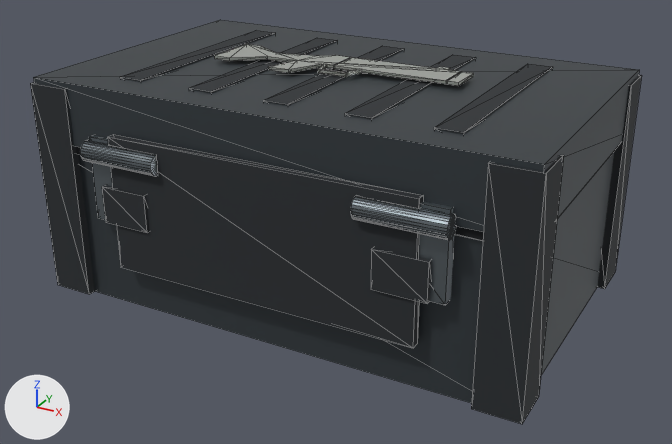
The glTF model models/objects/enviroments/12/12_ammo_grenade_launcher.glb: old version first, new version second.
Before and after are seen from a 50 mm lens placed at (0.916, -1.685, 0.982), pointed at (0.008, -0.034, 0.157). Lighting does not change. The marker at lower left points along +X, +Y and +Z. The first picture is the older version. Mesh edges are drawn as thin lines. Vertices at exactly the same position are counted once.

Objects in the first picture: 'AmmoCrate_GrenadeLauncher'.
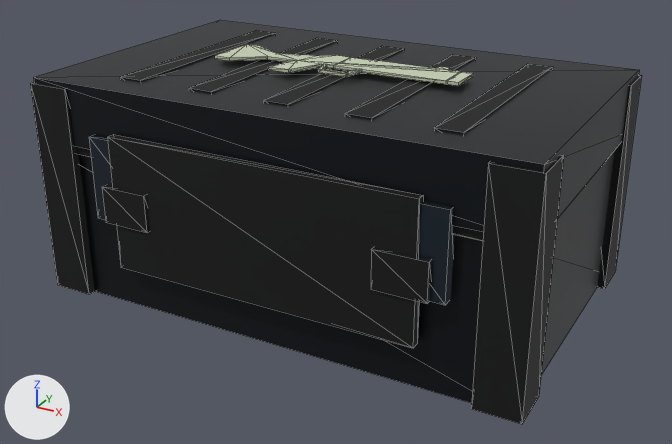
Changed parts and their boxes [x1, y1, x2, y2] in the pictures (672 x 444 px):
part 1 of me_ammocrate_grenadelauncher, deleted
    before: [80, 140, 157, 176]
part 2 of me_ammocrate_grenadelauncher, deleted
    before: [350, 196, 456, 240]
part 3 of me_ammocrate_grenadelauncher, recoloured
    both: [30, 31, 640, 424]
part 4 of me_ammocrate_grenadelauncher, recoloured
    both: [89, 135, 454, 305]
part 5 of me_ammocrate_grenadelauncher, recoloured
    both: [33, 20, 639, 403]
part 6 of me_ammocrate_grenadelauncher, recoloured
    both: [215, 44, 474, 86]

Edits to the bpy script that builds the scene:
```text
Add img_12_ammo_grenade_launcher_1__basecolor:
    img_12_ammo_grenade_launcher_1__basecolor = load_image('12_ammo_grenade_launcher(1)_BaseColor', '_unpacked/12_ammo_grenade_launcher_1__BaseColor', 96, 16, 'sRGB')
Add img_12_ammo_grenade_launcher_1__orm:
    img_12_ammo_grenade_launcher_1__orm = load_image('12_ammo_grenade_launcher(1)_ORM', '_unpacked/12_ammo_grenade_launcher_1__ORM', 96, 16, 'Non-Color')
Add mat_12_ammo_grenade_launcher_1__singlematerial:
    mat_12_ammo_grenade_launcher_1__singlematerial = bpy.data.materials.new('12_ammo_grenade_launcher(1)_SingleMaterial')
    # uses the picture img_12_ammo_grenade_launcher_1__basecolor
    # uses the picture img_12_ammo_grenade_launcher_1__orm
Change me_ammocrate_grenadelauncher:
    used by ob_ammocrate_grenadelauncher; location = (0.0, 0.0, 0.0)
    remove me_ammocrate_grenadelauncher.from_pydata(...)  # 492 vertices, 868 faces; spans x -0.548..0.547, y -0.368..0.384, z 0.0..0.498
    remove me_ammocrate_grenadelauncher.materials.append(mat_brushed_steel)
    remove me_ammocrate_grenadelauncher.materials.append(mat_seam_dark)
    add me_ammocrate_grenadelauncher.from_pydata(...)  # 392 vertices, 600 faces; spans x -0.548..0.547, y -0.354..0.384, z 0.0..0.498
    me_ammocrate_grenadelauncher part 1: the loose piece of 50 vertices spanning x -0.4..-0.22, y -0.368..-0.324, z 0.328..0.372 is deleted
    me_ammocrate_grenadelauncher part 2: the loose piece of 50 vertices spanning x 0.22..0.4, y -0.368..-0.324, z 0.328..0.372 is deleted
    me_ammocrate_grenadelauncher part 3: 144 faces spanning x -0.548..0.547, y -0.354..0.338, z 0.0..0.486 switch from mat_black_rubber to mat_12_ammo_grenade_launcher_1__singlematerial
    me_ammocrate_grenadelauncher part 4: 111 faces spanning x -0.455..0.395, y -0.344..0.384, z 0.2..0.39 switch from mat_dark_steel_hardware to mat_12_ammo_grenade_launcher_1__singlematerial
    me_ammocrate_grenadelauncher part 5: 24 faces spanning x -0.543..0.542, y -0.332..0.333, z 0.0..0.482 switch from mat_powdercoated_steel to mat_12_ammo_grenade_launcher_1__singlematerial
    me_ammocrate_grenadelauncher part 6: 208 faces spanning x -0.285..0.265, y -0.076..0.351, z 0.093..0.498 switch from mat_raised_grenadelauncher_marking to mat_12_ammo_grenade_launcher_1__singlematerial
    other edits to the shape of me_ammocrate_grenadelauncher do not show in these pictures
```
